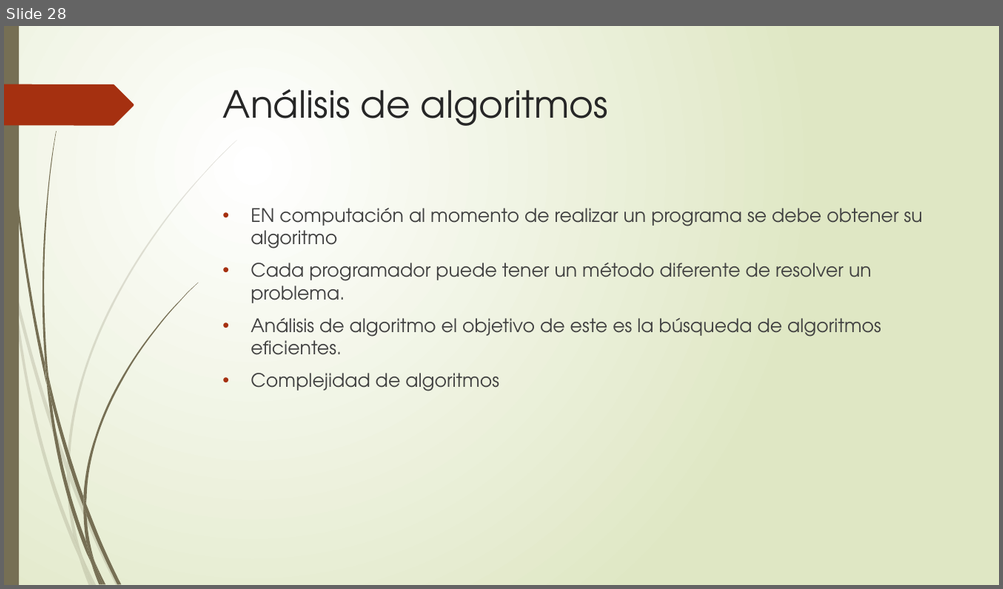
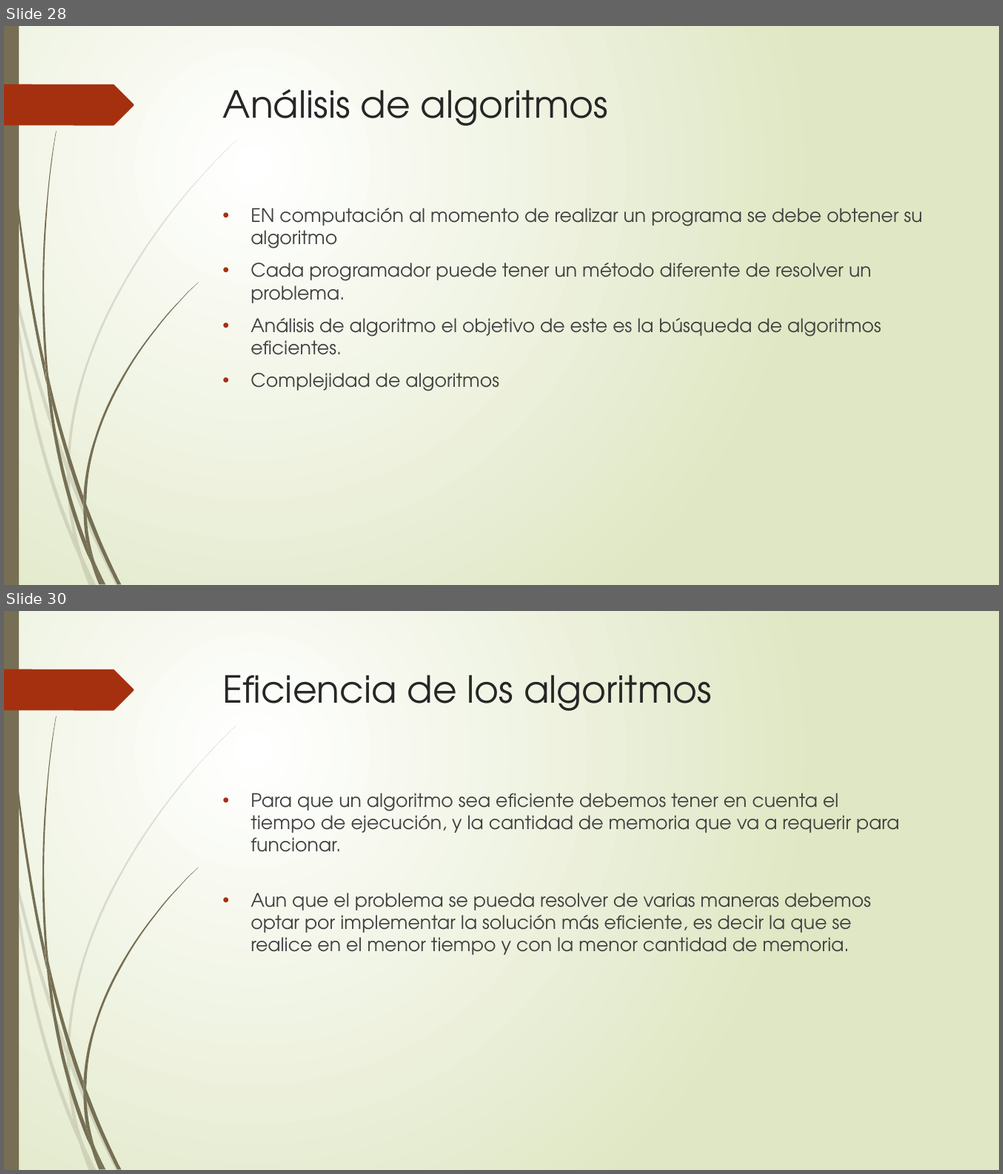
Before and after one commit to KevinPimienta/ITT_EstructuraDatos, a slide deck: Estructura de Datos Clase 1.pptx. Shown one above the other, each under a label of ours: slide 28 before the commit, slides 28 and 30 after it; the slides between them are not shown. The pictures are 1003x589 and 1003x1174 pixels, drawn with LibreOffice and Linux fonts; fonts in the diff are those of the drawing. Boxes give left, top, right and bottom in pixels: in the first picture for what was removed or moved away, otherwise in the second. Text is boxed around its words. In the diff, an @@ line names an element or a change of style, - is before the commit and + after.

```diff
--- a/Estructura de Datos Clase 1.pptx
+++ b/Estructura de Datos Clase 1.pptx
@@ slide 30 added at bbox=[4, 611, 999, 1170], background gradient #FFFFFF to #DFE8C4; not listed: 24 template elements that a slide beside it also shows @@
@@ title added at bbox=[223, 675, 711, 711], 36 pt, text #262626 @@
+Eficiencia de los algoritmos
@@ text added at bbox=[250, 793, 899, 955], 18 pt, text #404040 @@
+• Para que un algoritmo sea eficiente debemos tener en cuenta el
+  tiempo de ejecución, y la cantidad de memoria que va a requerir para
+  funcionar.
+• Aun que el problema se pueda resolver de varias maneras debemos
+  optar por implementar la solución más eficiente, es decir la que se
+  realice en el menor tiempo y con la menor cantidad de memoria.
```
Also in this commit, not shown: 5 other slides added.
